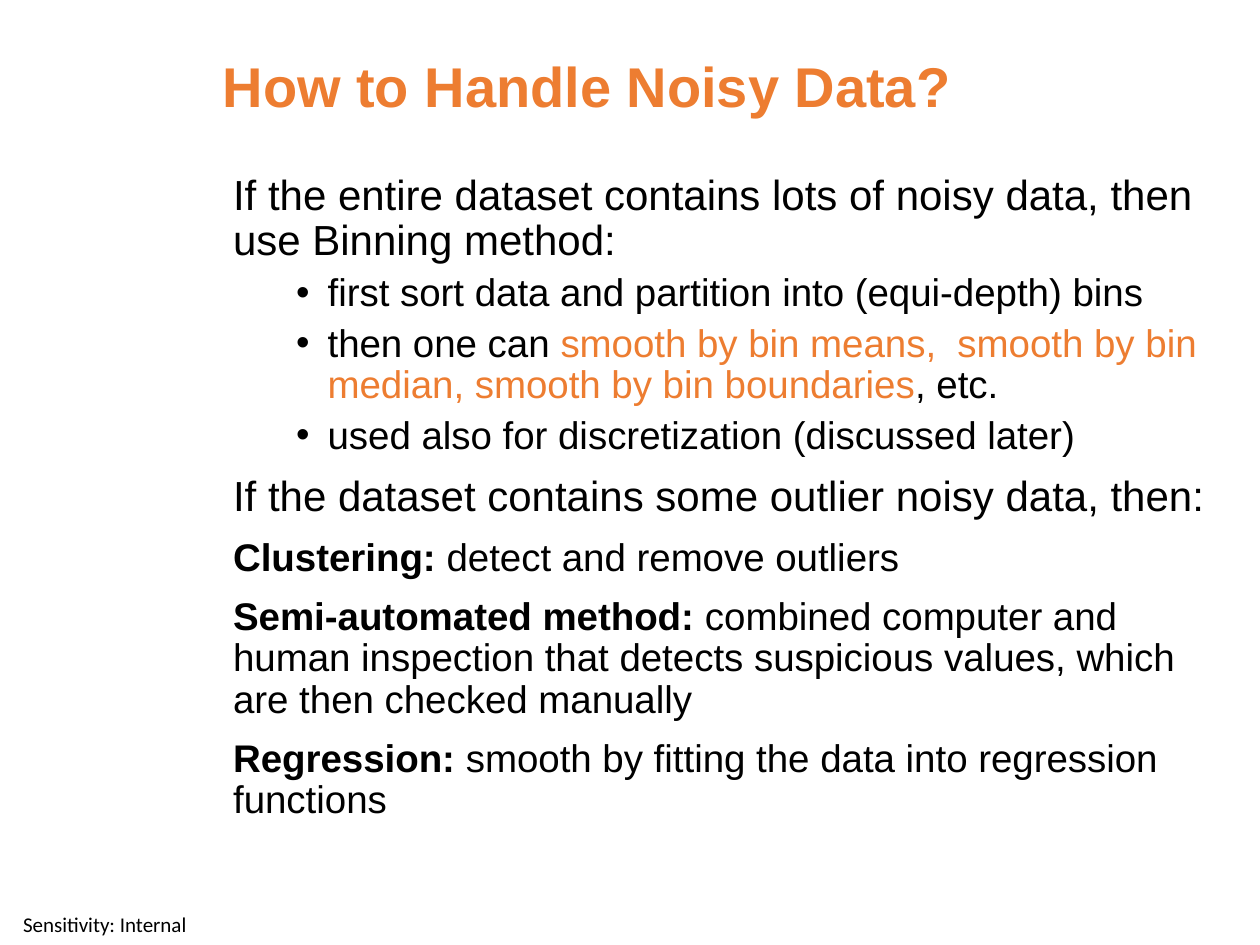
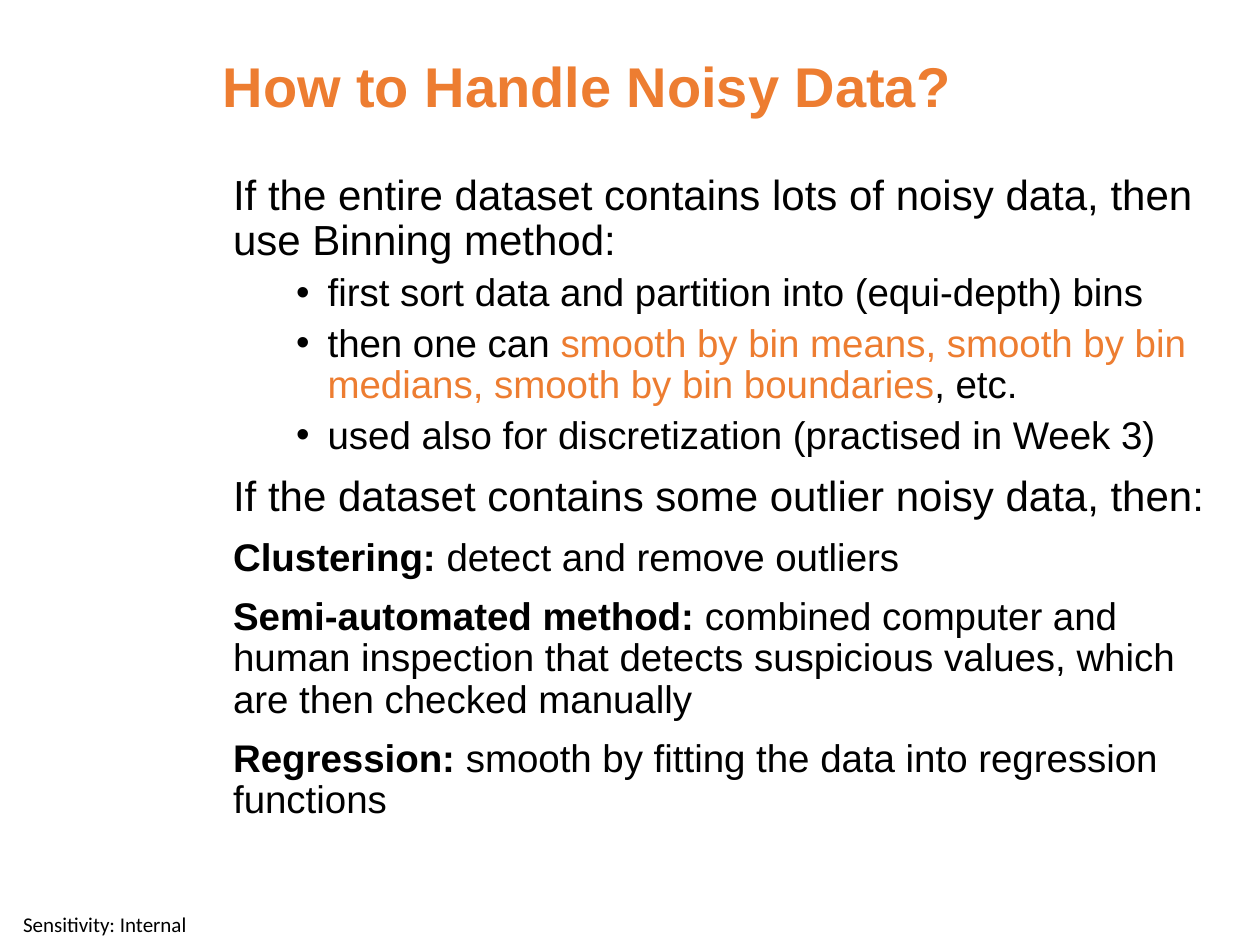
Before and after one commit to ctsallis/frontiers_in_ai_and_data_science, a slide deck: slide 14 of content/Lectures/Semester 1/Week 2/1 Lecture/1.2 Data Preprocessing (Lecture).pptx. Drawn at 1260x945 pixels with LibreOffice and Linux fonts; fonts in the diff are those of the drawing; background and template pictures are left out. Boxes give left, top, right and bottom in pixels: in the first picture for what was removed or moved away, otherwise in the second. Text is boxed around its words. In the diff, an @@ line names an element or a change of style, - is before the commit and + after.

```diff
--- a/content/Lectures/Semester 1/Week 2/1 Lecture/1.2 Data Preprocessing (Lecture).pptx
+++ b/content/Lectures/Semester 1/Week 2/1 Lecture/1.2 Data Preprocessing (Lecture).pptx
@@ text at (328,329,1186,456): text changed @@
-  • then one can smooth by bin means, smooth by bin median, smooth by bin boundaries, etc.
-  • used also for discretization (discussed later)
+  • then one can smooth by bin means, smooth by bin medians, smooth by bin boundaries, etc.
+  • used also for discretization (practised in Week 3)
```
Also in this commit, not shown: 3 other slides changed, 2 other files.
